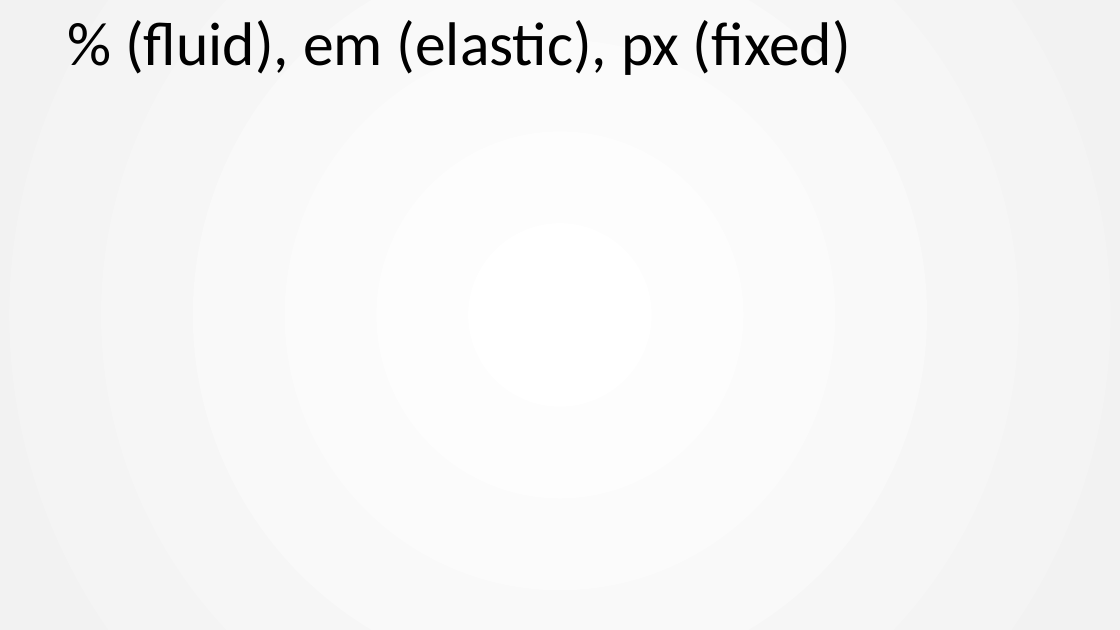
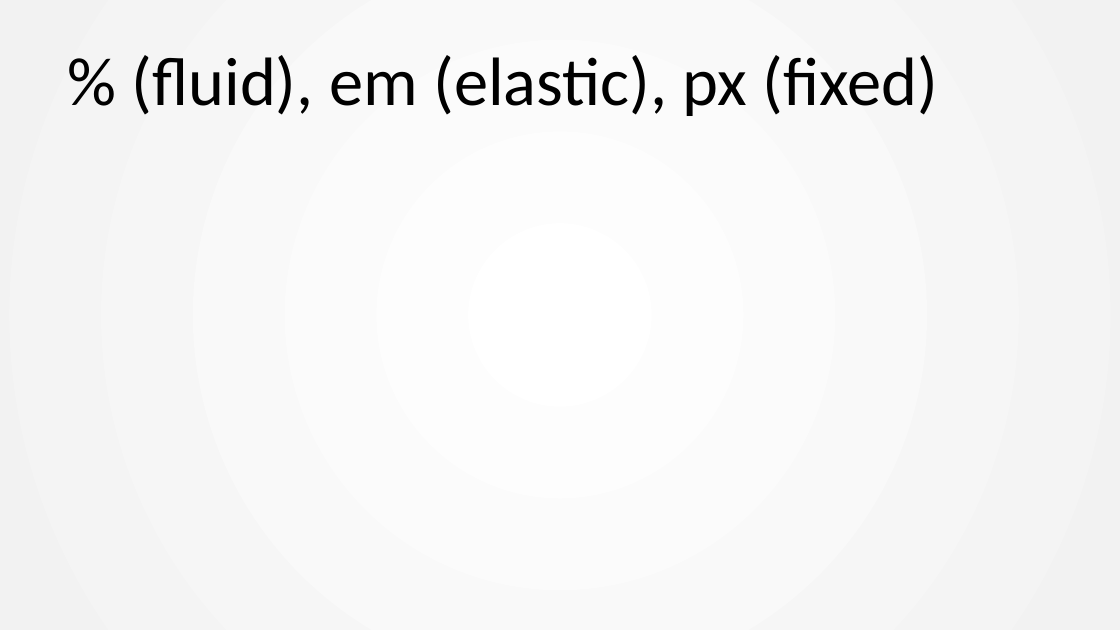
Before and after one commit to mesan/css-kurs, a slide deck: slide 29 of Foiler/1. CSS basic.pptx (slide 24 before the commit). Drawn at 1120x630 pixels with LibreOffice and Linux fonts; fonts in the diff are those of the drawing. Boxes give left, top, right and bottom in pixels: in the first picture for what was removed or moved away, otherwise in the second. Text is boxed around its words. In the diff, an @@ line names an element or a change of style, - is before the commit and + after.

```diff
--- a/Foiler/1. CSS basic.pptx
+++ b/Foiler/1. CSS basic.pptx
@@ title "% (fluid), em (elastic), px ..." at [132, 55, 938, 116]: size 39.6 to 44 pt @@
```
Also in this commit, not shown: 10 other slides changed, 12 slides added, 7 slides removed, 4 other files.
